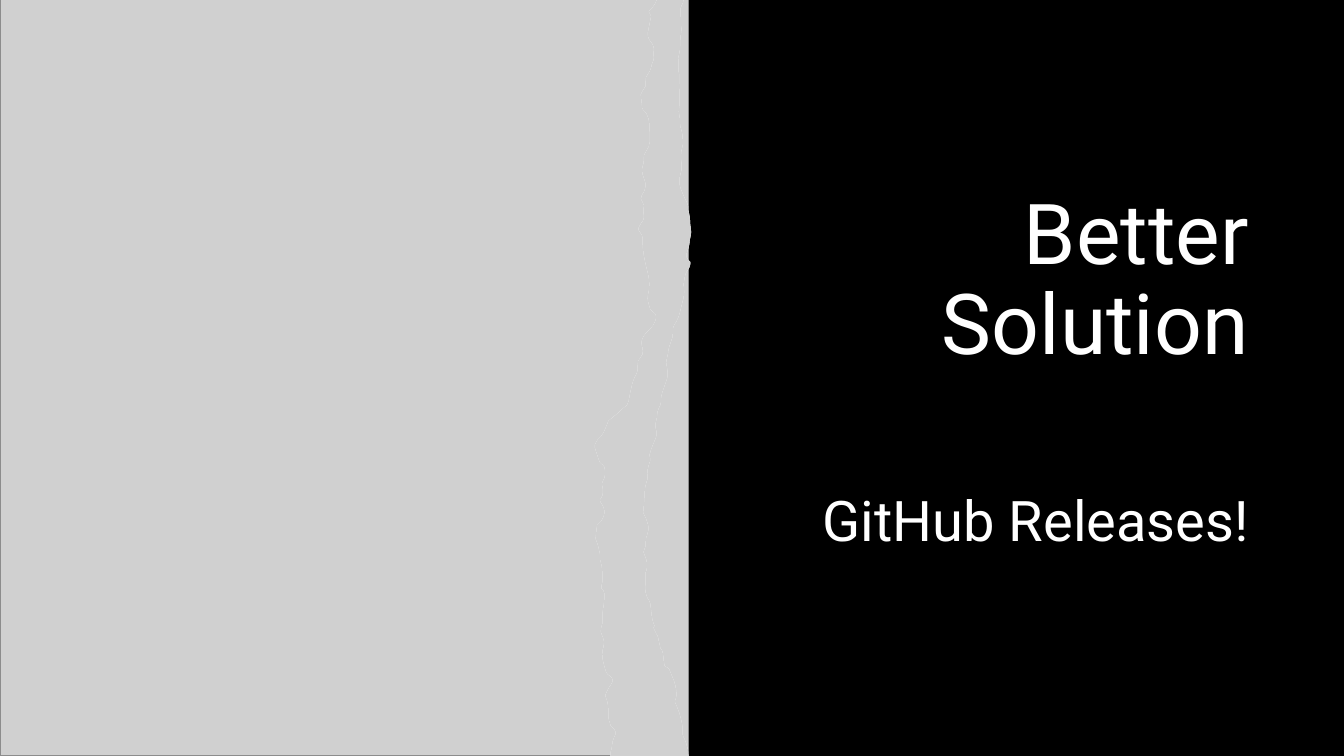
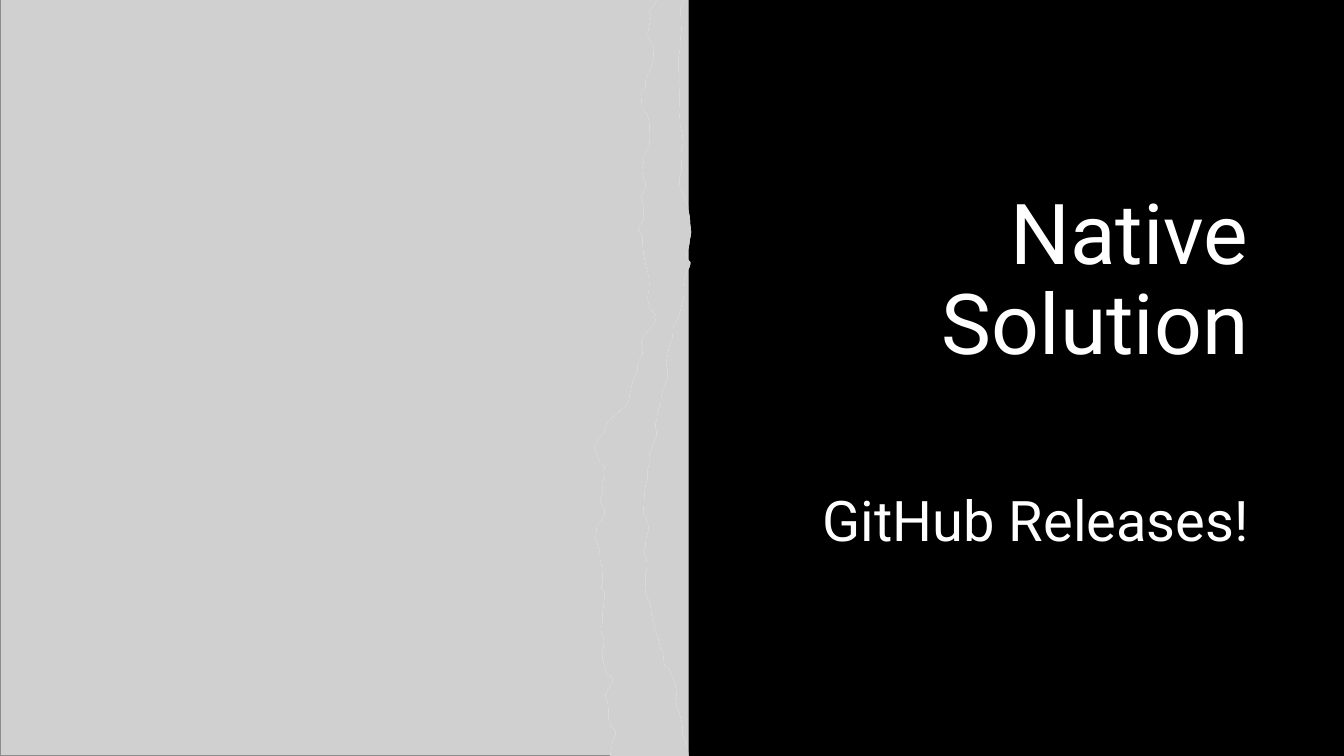
Before and after one commit to tanho63/talk_rstudioconf2022_github, a slide deck: slide 18 of project_immortality_with_github.pptx. Drawn at 1344x756 pixels with LibreOffice and Linux fonts; fonts in the diff are those of the drawing; grey boxes stand for pictures. Boxes give left, top, right and bottom in pixels: in the first picture for what was removed or moved away, otherwise in the second. Text is boxed around its words. In the diff, an @@ line names an element or a change of style, - is before the commit and + after.

```diff
--- a/project_immortality_with_github.pptx
+++ b/project_immortality_with_github.pptx
@@ title at bbox=[942, 203, 1249, 355]: text changed @@
-Better Solution
+Native
+Solution
```
Also in this commit, not shown: 3 other slides changed, 1 other file.
